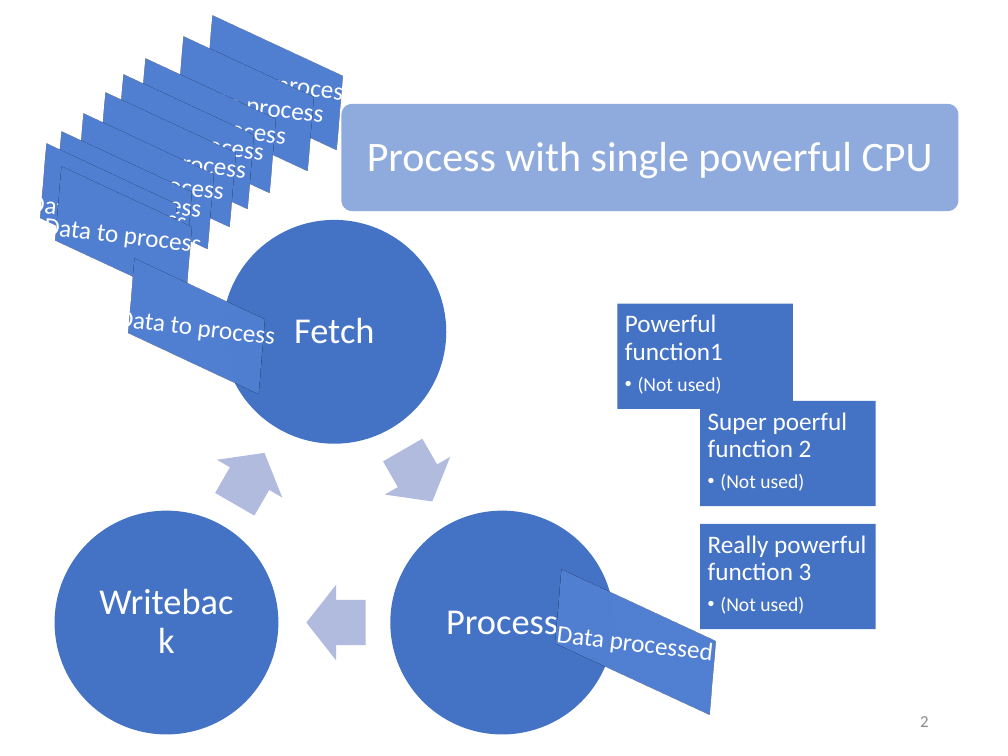
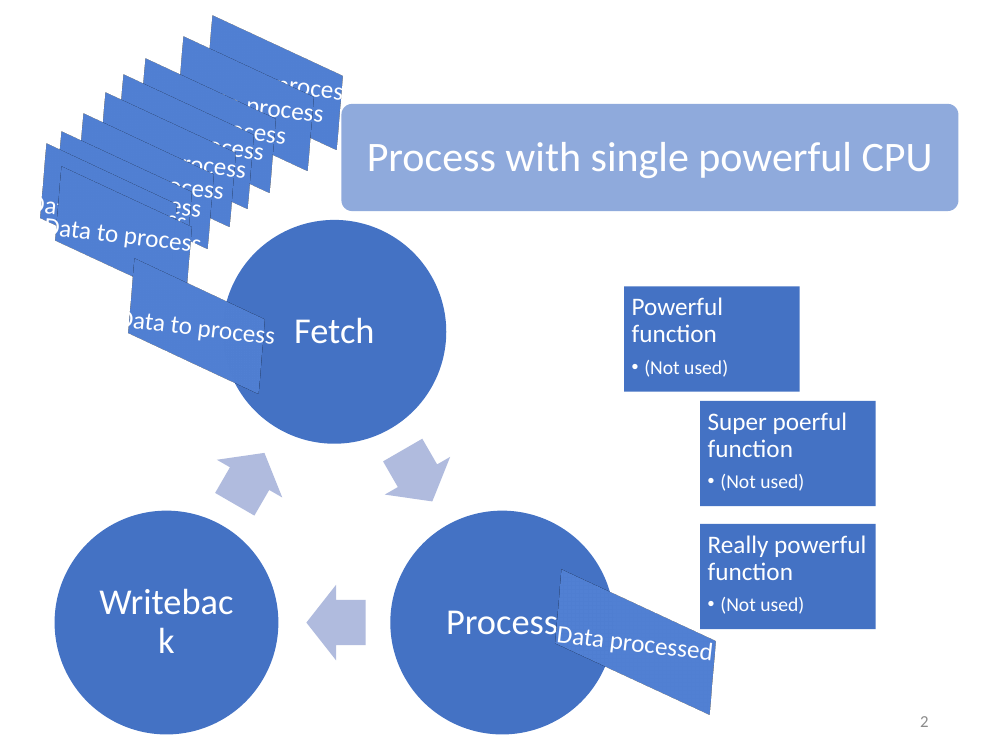
Before and after one commit to HappyNY/y3s1_socterm, a slide deck: slide 2 of docs/term_mid_우주선.pptx. Drawn at 1008x756 pixels with LibreOffice and Linux fonts; fonts in the diff are those of the drawing. Boxes give left, top, right and bottom in pixels: in the first picture for what was removed or moved away, otherwise in the second. Text is boxed around its words. In the diff, an @@ line names an element or a change of style, - is before the commit and + after.

```diff
--- a/docs/term_mid_우주선.pptx
+++ b/docs/term_mid_우주선.pptx
@@ text "Powerful function": place and size @@
-text "Powerful function" at box(625, 314, 723, 394)
+text "Powerful function" at box(632, 297, 728, 377)
@@ rectangle: place and size @@
-rectangle at box(617, 303, 792, 409)
+rectangle at box(624, 286, 799, 392)
@@ text at box(632, 297, 723, 342): text changed @@
-Powerful function1
+Powerful function
@@ text at box(708, 412, 847, 457): text changed @@
-Super poerful function 2
+Super poerful function
@@ text at box(708, 535, 866, 580): text changed @@
-Really powerful function 3
+Really powerful function
```
Also in this commit, not shown: 5 other slides changed, 7 slides added, 3 other files.
